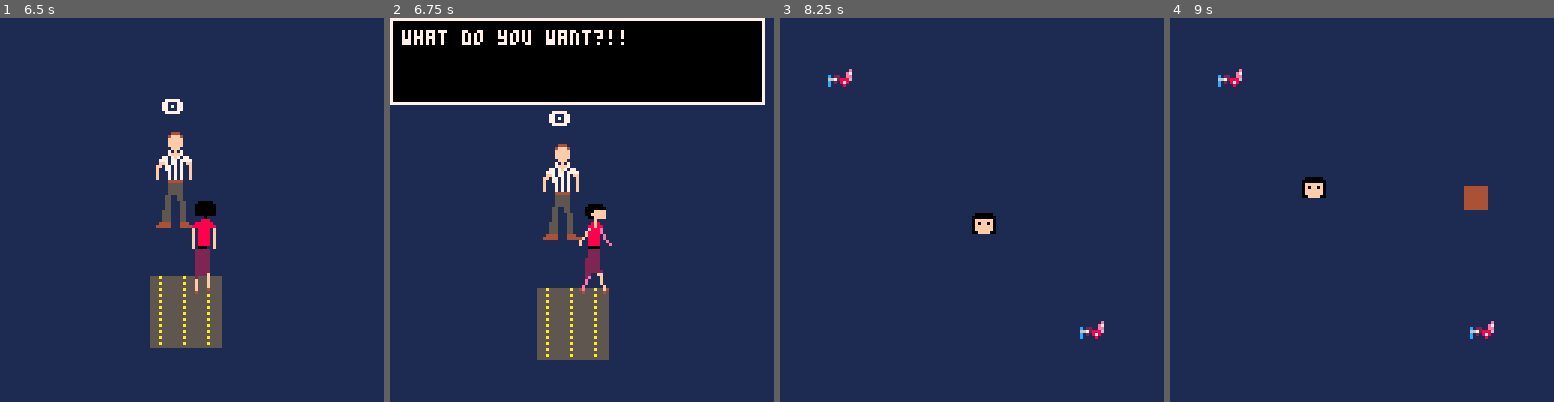
Above: before the commit, frames 1-4 (left to right).
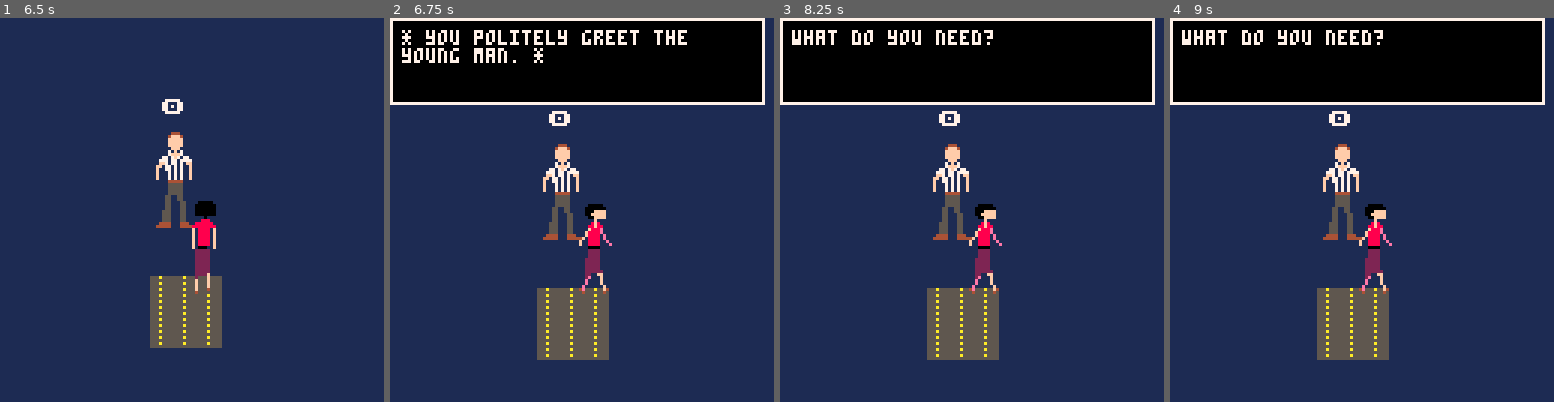
Above: after the commit, the same moments.

Repository: open-source-grilled-cheese/pacman-paris-undertale
Game: PICO-8 cartridge ggj.p8
The game is run twice, just before and just after one commit, with the same random seed, the same clock (stepped at 60 frames per second) and the same inputs.
Inputs:
- Up to frame 1 (6.5 s): tap O (Z key) at 0.33, 1.07, 2.22, 3.72, 5.22 s; tap Down at 0.7 s; hold Up 1.97-2.63 s; hold Right 2.68-3.02 s; hold Down 3.07-3.73 s; hold Left 3.78-4.12 s; hold Up 4.17-4.5 s; hold Left 4.55-5.05 s; hold Right 5.1-5.93 s; hold Up from 5.98 s (still down)
- Up to frame 2 (6.75 s): release Up at 6.65 s; hold Right from 6.7 s (still down); tap O (Z key) at 6.72 s
- Up to frame 3 (8.25 s): release Right at 7.03 s; hold Down 7.08-7.75 s; hold Left 7.8-8.13 s; hold Up from 8.18 s (still down); tap O (Z key) at 8.22 s
- Up to frame 4 (9 s): release Up at 8.52 s; hold Left from 8.57 s (still down)

Frame 1 is identical in both runs. In frame 2, 1.7% of the frame differs, in the area x 3-78%, y 3-12%; in frame 3, 28%; in frame 4, 28%, in the area x 0-98%, y 0-90%.

Commit message:
dialogue

Diff:
--- a/ggj.p8
+++ b/ggj.p8
@@ -37,8 +37,8 @@
 		height = 32,
 		sprite = 68,
 		lines = {
-			"hey there!",
-			"goodbye."
+			{"hey there!"},
+			{"goodbye."}
 		},
 		win_lines = {},
 		lose_lines = {}
@@ -52,8 +52,8 @@
 		height = 32,
 		sprite = 66,
 		lines = {
-			"what's up?",
-			"farewell."
+			{"what's up?"},
+			{"farewell."}
 		},
 		win_lines = {},
 		lose_lines = {}
@@ -67,13 +67,17 @@
 		height = 32,
 		sprite = 64,
 		lines = {
-			"what do you want?!!"
+			{"* you politely greet the", "young man. *"},
+			{"what do you need?"}
 		},
 		win_lines = {
-			"ah, sorry."
+			{"you are looking for a", "dominique bretodeau?"},
+			{"c'est moi!"},
+			{"* you know he is too young", "to be the person you are", "looking for *"},
+			{"* you thank him anyways *"}
 		},
 		lose_lines = {
-			"stop wasting my time!"
+			{"sorry, i'm not interested."}
 		}
 	}
 }
@@ -408,7 +412,11 @@
 	rectfill(p.x-60, p.y-60, p.x+64, p.y-32, 0)
 	rect(p.x-60, p.y-60, p.x+64, p.y-32, 7)
 	-- draw the text
-	print(dialog.lines[dialog.curr], p.x-56, p.y-56)
+	local b = 56
+	for l in all(dialog.lines[dialog.curr]) do
+		print(l, p.x-56, p.y-b)
+		b -= 6
+	end
 end
 
 function _draw_battle()
